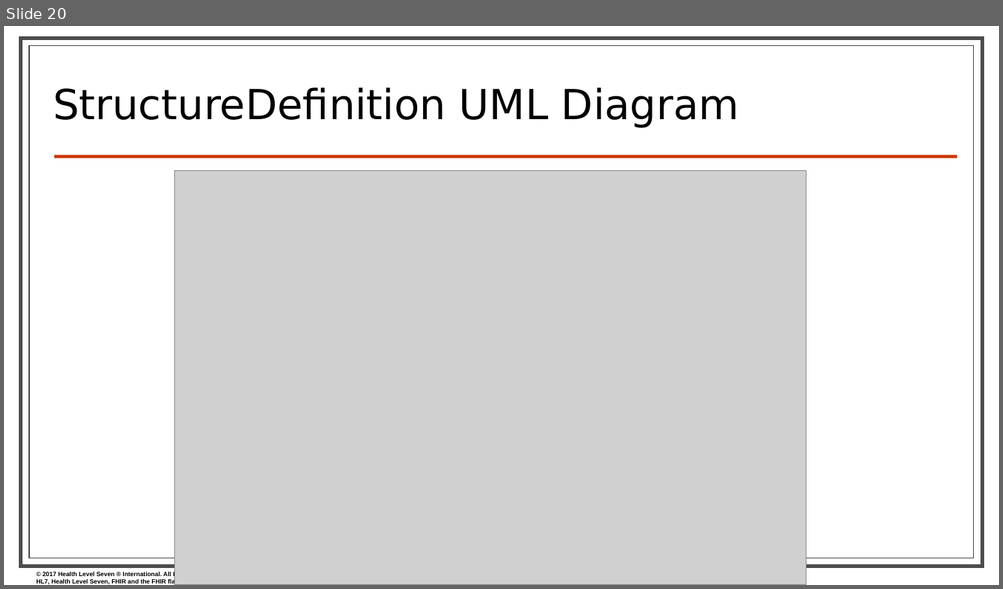
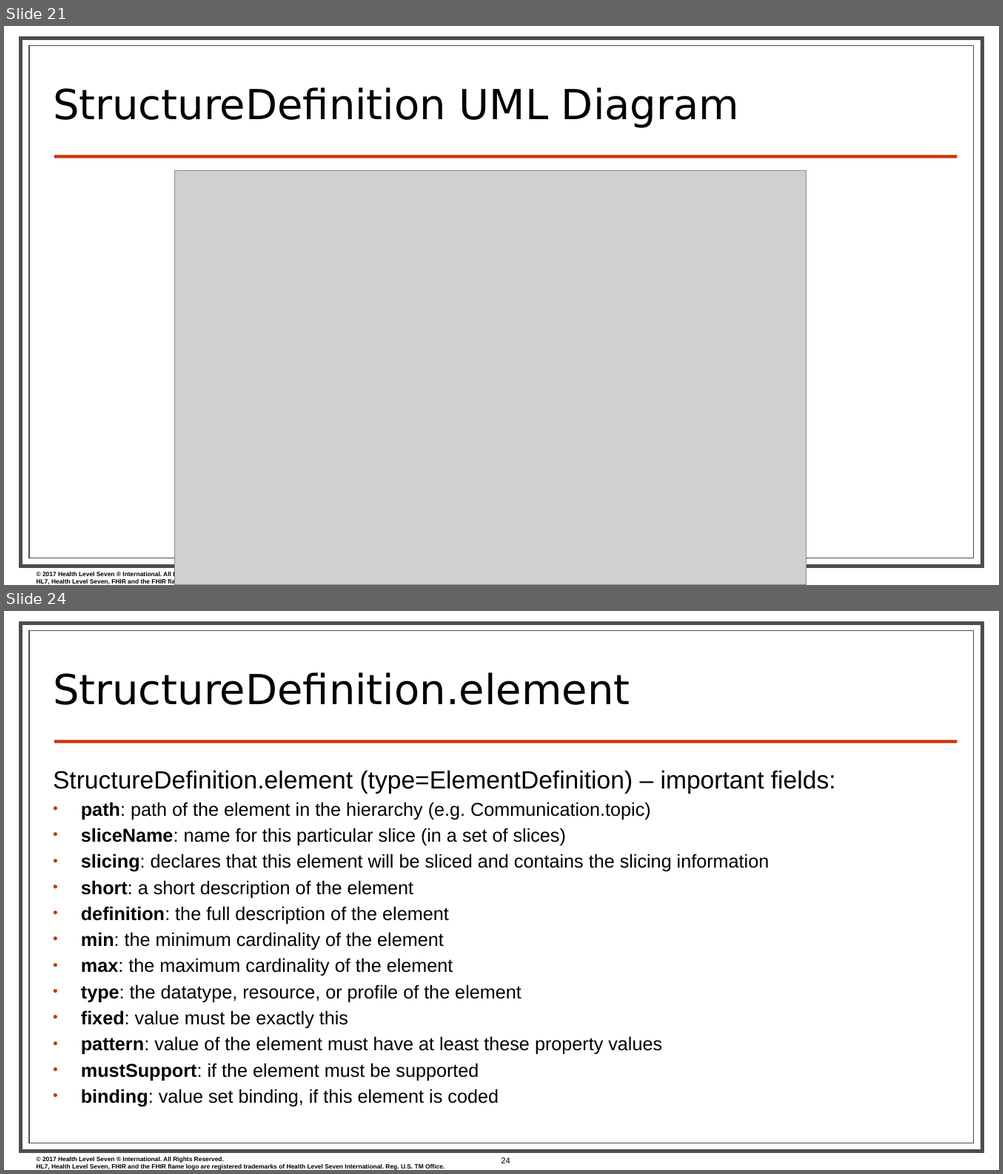
Before and after one commit to FHIR/documents, a slide deck: presentations/2019-09 IG Training/FHIR Profiling - Sarah.pptx. Shown one above the other, each under a label of ours: slide 20 before the commit, slides 21 and 24 after it; the slides between them are not shown. The pictures are 1003x589 and 1003x1174 pixels, drawn with LibreOffice and Linux fonts; fonts in the diff are those of the drawing; grey boxes stand for pictures; background and template pictures are left out. Boxes give left, top, right and bottom in pixels: in the first picture for what was removed or moved away, otherwise in the second. Text is boxed around its words. In the diff, an @@ line names an element or a change of style, - is before the commit and + after.

```diff
--- a/presentations/2019-09 IG Training/FHIR Profiling - Sarah.pptx
+++ b/presentations/2019-09 IG Training/FHIR Profiling - Sarah.pptx
@@ slide 24 added at (4, 611, 999, 1170), background #FFFFFF; not listed: 4 template elements that a slide beside it also shows @@
@@ title added at (53, 672, 629, 705), 40 pt, text #000000 @@
+StructureDefinition.element
@@ text added at (53, 770, 836, 1107), 18 pt, text #000000 @@
+StructureDefinition.element (type=ElementDefinition) – important fields:
+• path: path of the element in the hierarchy (e.g. Communication.topic)
+• sliceName: name for this particular slice (in a set of slices)
+• slicing: declares that this element will be sliced and contains the slicing information
+• short: a short description of the element
+• definition: the full description of the element
+• min: the minimum cardinality of the element
+• max: the maximum cardinality of the element
+• type: the datatype, resource, or profile of the element
+• fixed: value must be exactly this
+• pattern: value of the element must have at least these property values
+• mustSupport: if the element must be supported
+• binding: value set binding, if this element is coded
@@ page number added at (501, 1158, 509, 1164), 8 pt, text #000000 @@
+24
@@ what was slide 20 is now slide 21 @@
```
Also in this commit, not shown: 11 slides changed, 3 other slides added, 3 slides removed.
